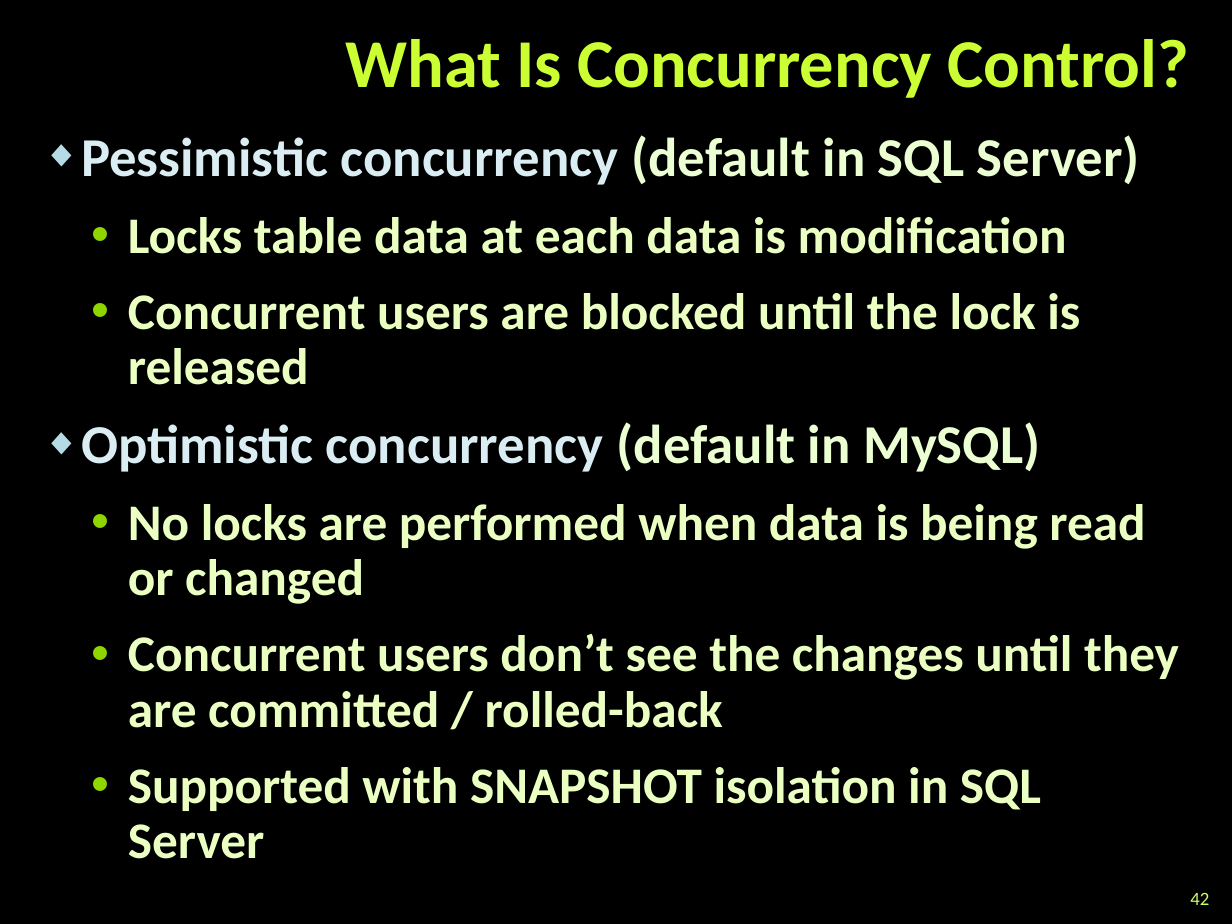
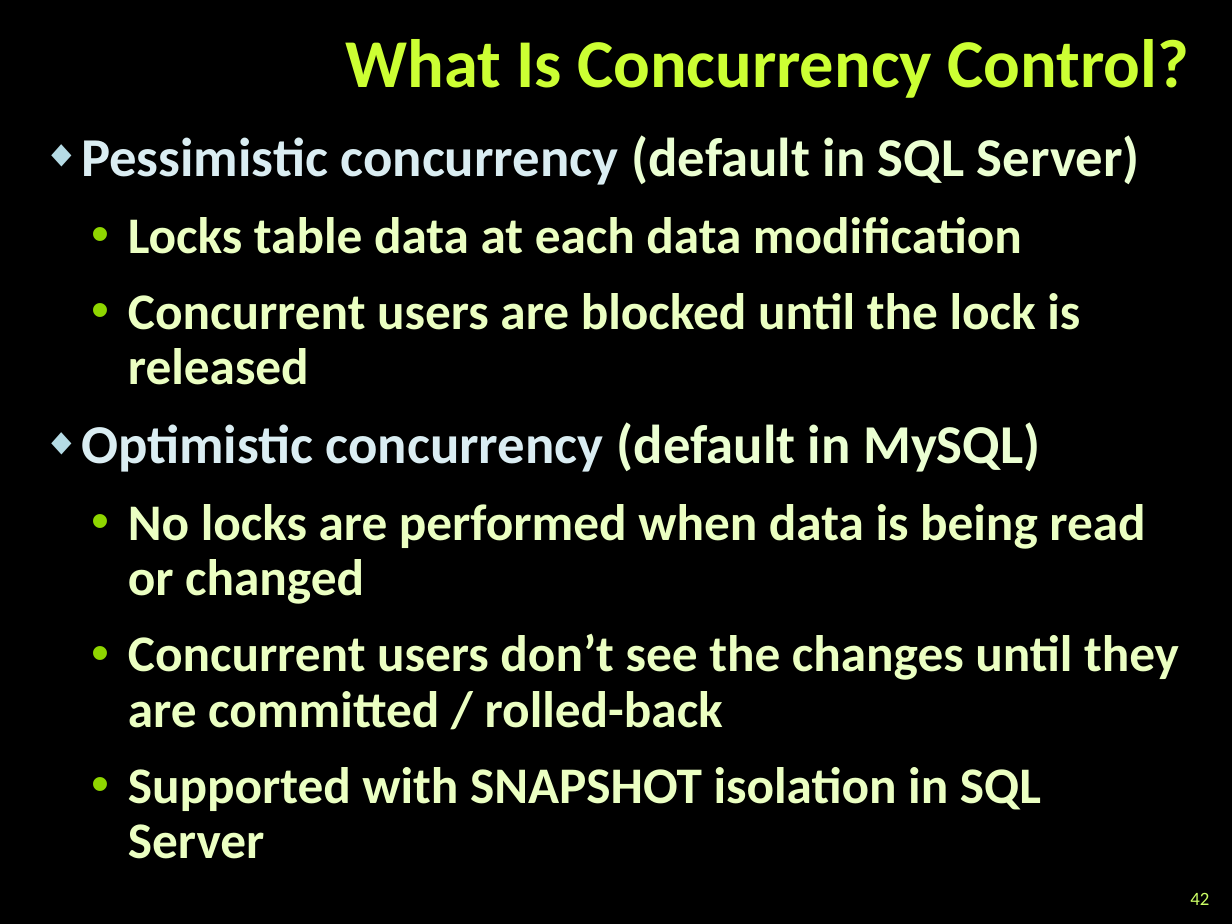
Before and after one commit to martin-nikolov/Telerik-Academy, a slide deck: slide 42 of Databases/05. Advanced SQL/Advanced-SQL.pptx. Drawn at 1232x924 pixels with LibreOffice and Linux fonts; fonts in the diff are those of the drawing; background and template pictures are left out. Boxes give left, top, right and bottom in pixels: in the first picture for what was removed or moved away, otherwise in the second. Text is boxed around its words. In the diff, an @@ line names an element or a change of style, - is before the commit and + after.

```diff
--- a/Databases/05. Advanced SQL/Advanced-SQL.pptx
+++ b/Databases/05. Advanced SQL/Advanced-SQL.pptx
@@ text at (128,217,1022,254): text changed @@
-  • Locks table data at each data is modification
+  • Locks table data at each data modification
```
Also in this commit, not shown: 9 other slides changed, 4 other files.
